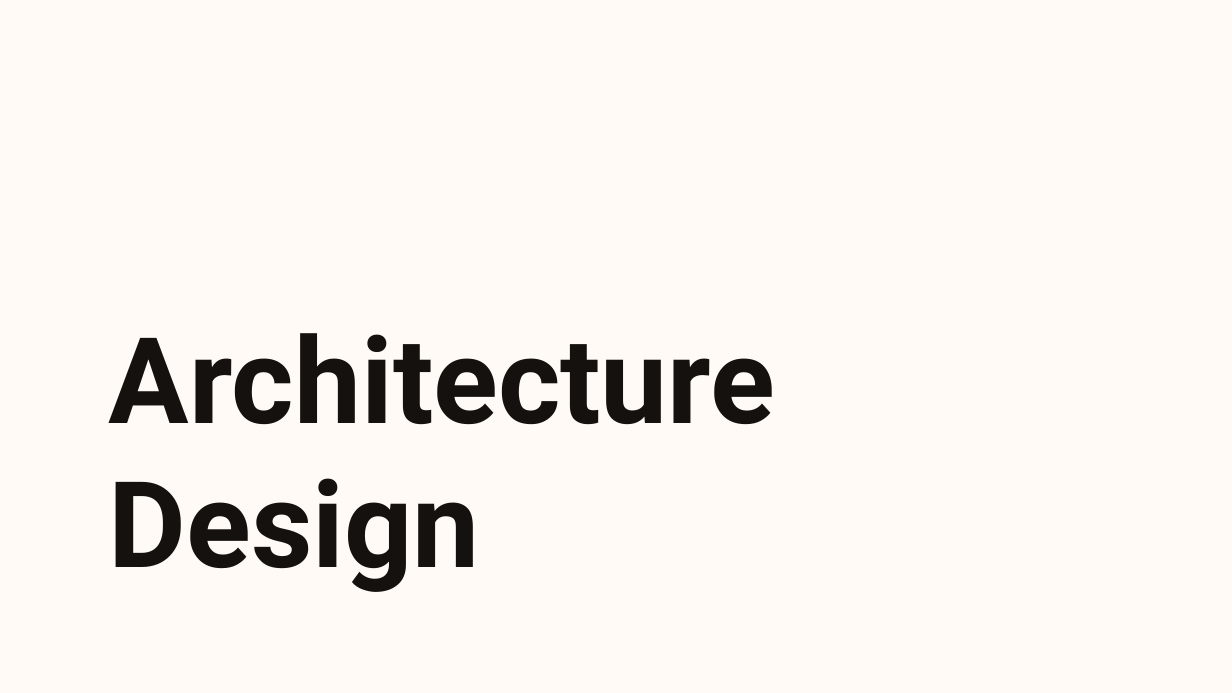
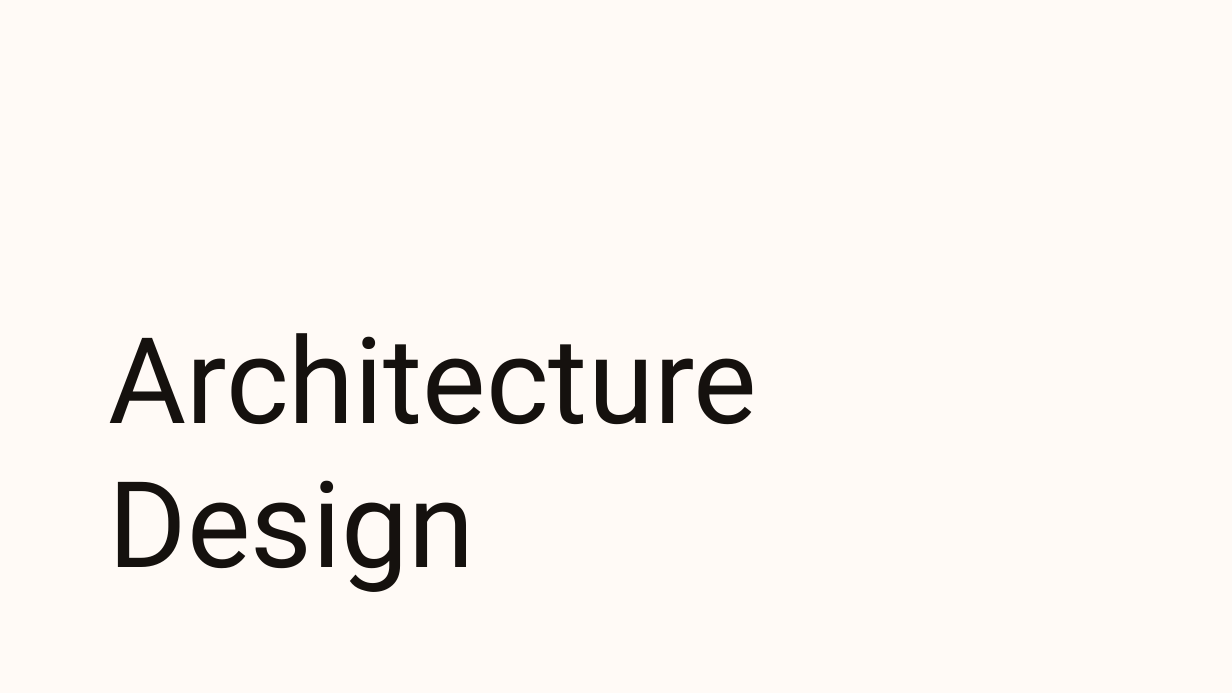
Before and after one commit to BernardoMChagas/Projeto, a slide deck: slide 15 of Wave Properties Forecasting.pptx (slide 16 before the commit). Drawn at 1232x693 pixels with LibreOffice and Linux fonts; fonts in the diff are those of the drawing; background and template pictures are left out. Boxes give left, top, right and bottom in pixels: in the first picture for what was removed or moved away, otherwise in the second. Text is boxed around its words. In the diff, an @@ line names an element or a change of style, - is before the commit and + after.

```diff
--- a/Wave Properties Forecasting.pptx
+++ b/Wave Properties Forecasting.pptx
@@ title "Architecture Design" at <box>109,333,757,592</box>: bold off @@
```
Also in this commit, not shown: 18 other slides changed, 3 slides added, 5 slides removed, 7 other files.
